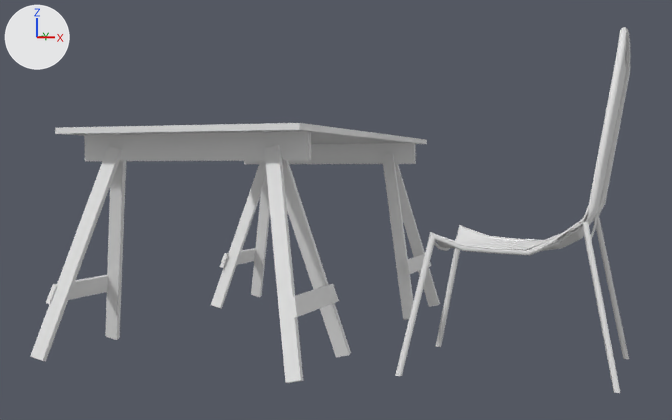
Two versions of the Blender file exterior.blend, one commit apart.
Before and after are seen from a camera (50 mm lens) standing at (3.268, -0.672, 0.511) and looking at (2.844, 0.491, 0.462). Arrows for +X, +Y and +Z are at upper left; the lights stay in place.
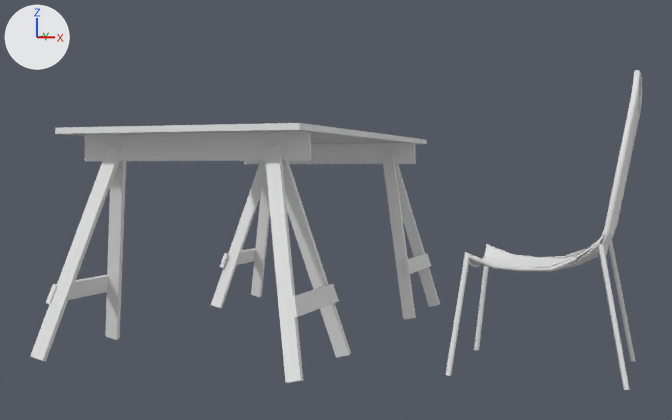
Boxes [x1, y1, x2, y2] around the edits, measured in the pictures (672 x 420 px; the box of a moved part takes in the faces that stretch with it):
'Circle', reshaped, moved, rescaled (16% narrower, 13% shorter)
    before: [395, 27, 631, 393]
    after: [445, 70, 642, 390]
part 1 of me_circle, moved or reshaped
    before: [395, 225, 464, 376]
    after: [445, 244, 491, 376]
part 2 of me_circle, moved or reshaped
    before: [433, 27, 631, 393]
    after: [468, 70, 642, 390]

Patch to the scene script:
```diff
--- a/exterior.blend.py
+++ b/exterior.blend.py
@@ me_circle @@
 # used by ob_circle; location = (3.246, 0.406, 0.377); scale = (0.00394, 0.00394, 0.00394)
-me_circle.from_pydata(...)  # 932 vertices, 762 faces; spans x -67.9..-7.3, y -23.9..0.0, z -22.9..73.9
+me_circle.from_pydata(...)  # 932 vertices, 762 faces; spans x -65.6..-4.9, y -24.3..0.0, z -24.5..77.9
+# me_circle part 1: the loose piece of 64 vertices spanning x -67.9..-57.4, y -23.9..-17.9, z -22.9..17.5 is multiplied about its middle by the matrix ((1.011, -0.004, -0.085), (-0.003, 1.036, -0.003), (-0.009, -0.002, 1.029)), then moved by (0.7, -0.3, -0.7)
+# me_circle part 2: 868 of 932 vertices moved; they spanned x -59.0..-7.3, y -23.9..0.0, z -22.9..73.9 and now span x -60.0..-4.9, y -24.3..0.0, z -24.5..77.9; mean shift (0.7, -0.1, 0.5); largest move (-9.6, -10.0, 64.2) -> (-5.9, -9.9, 68.2)
@@ ob_circle @@
 ob_circle = bpy.data.objects.new('Circle', me_circle)
-ob_circle.location = (3.246, 0.406, 0.377)
-ob_circle.scale = (0.00394, 0.00394, 0.00394)
+ob_circle.location = (3.246, 0.406, 0.367)
+ob_circle.scale = (0.00327, 0.00327, 0.00327)
 _m = ob_circle.modifiers.new('Mirror', 'MIRROR')
```
